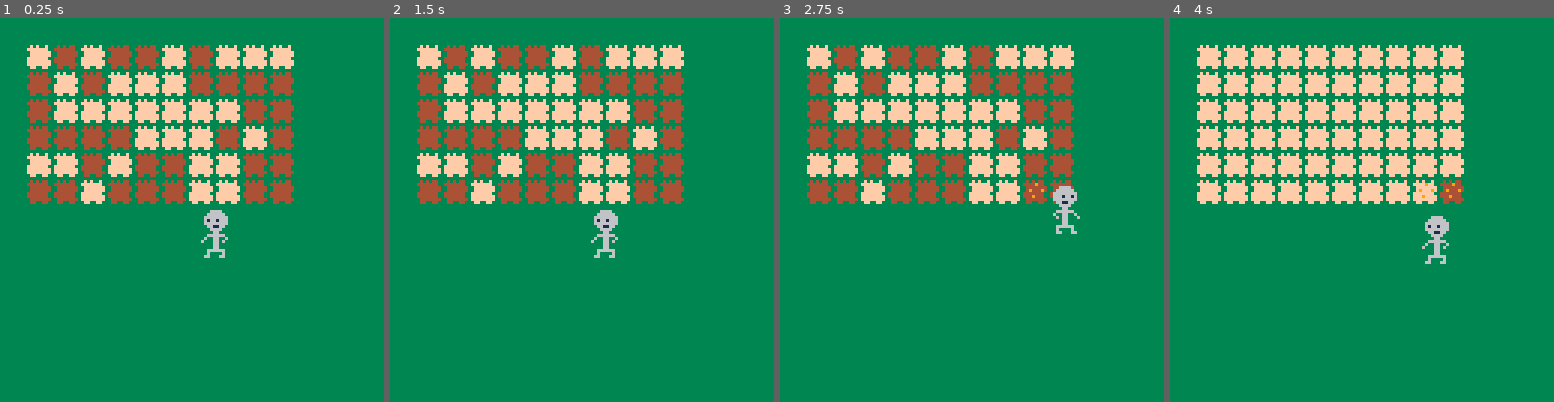
Above: before the commit, frames 1-4 (left to right).
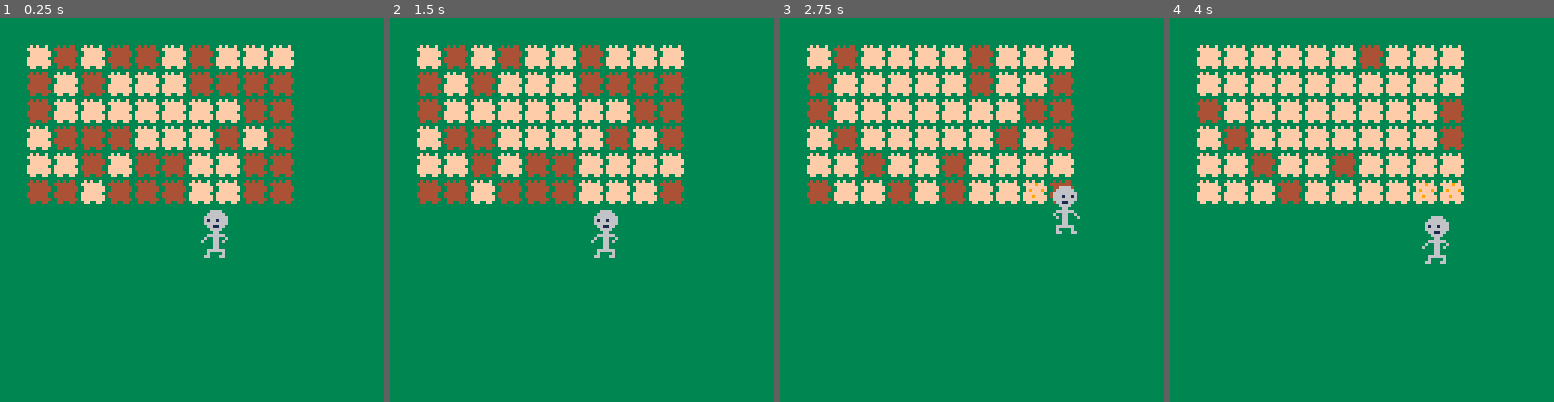
Above: after the commit, the same moments.

Repository: katlukens/cozy
Game: PICO-8 cartridge cozy1.p8
Two runs of this game, one before a commit and one after it. Both use one fixed random seed, a clock stepped at 60 frames per second and the inputs below.
Inputs:
- Up to frame 1 (0.25 s): no input
- Up to frame 2 (1.5 s): tap X (X key) at 0.33, 1.07 s; tap O (Z key) at 0.7 s
- Up to frame 3 (2.75 s): hold Right 1.6-2.1 s; tap O (Z key) at 1.7, 2.1, 2.5 s; tap X (X key) at 1.85 s; hold Up 2.15-2.42 s; hold Right from 2.47 s (still down)
- Up to frame 4 (4 s): tap O (Z key) at 2.9, 3.3, 3.7 s; tap X (X key) at 2.97 s; release Right at 3.03 s; hold Left 3.08-3.58 s; hold Down 3.63-3.97 s

The runs differ from the first frame. In frame 1, 0.3% of the frame differs, in the area x 7-14%, y 28-35%; in frame 2, 1.9%; in frame 3, 4.4%, in the area x 7-77%, y 7-49%; in frame 4, 2.8%.

Commit message:
added jitter to square dry time

Diff:
--- a/cozy1.p8
+++ b/cozy1.p8
@@ -5,14 +5,13 @@
 #include cozy_field.lua
 #include cozy_helpers.lua
 #include cozy_player.lua
-#include cozy_logic.lua
 
 start_x = 64
 start_y = 64
 field_size_x = 10
 field_size_y = 6
-wet_duration_s = 3
-grow_duration_s = 4
+wet_duration_s = 5
+grow_duration_s = 6
 pad_x = 1
 pad_y = 1
 
@@ -23,7 +22,8 @@
 end
 
 function _update()
-  dry_field(wet_duration_s)
+  -- dry_field(wet_duration_s)
+  dry_square()
   move_player()
   water_squares()
   plant_squares()
--- a/cozy_field.lua
+++ b/cozy_field.lua
@@ -18,7 +18,7 @@
       square.spr_soil = 1
     else
       square.spr_soil = 2
-      square.last_watered = time()
+      square.dry_time = time() + rnd(wet_duration_s)
     end
     square.spr_plant = 0
     square.last_grown = time()
@@ -28,6 +28,7 @@
 
 --business logic
 
+
 function field_interacter(action, checker, doer)
   for i = 1, field_size_x do
     for j = 1, field_size_y do
@@ -35,7 +36,8 @@
       local sx = i*(8+pad_x)
       local sy = j*(8+pad_y)
       local dist = max(abs(player.x-sx), abs(player.y-sy))
-      if dist < 8 and checker(square) do
+      if dist < 8 and
+        checker(square) do
         doer(square)
         log("[%][%] %", i, j, action)
       end
@@ -59,15 +61,15 @@
   return (square.spr_plant > 2) and (square.spr_plant < 8)
 end
 
+function is_mature(square)
+  return square.spr_plant == 7
+end
+
 function should_grow(square)
   return is_planted(square) and
     is_wet(square) and
     not is_mature(square) and
     is_expired(square.last_grown, grow_duration_s)
-end
-
-function is_mature(square)
-  return square.spr_plant == 7
 end
 
 is_being_watered = function(square)
@@ -76,7 +78,7 @@
 
 water_square = function(square)
   square.spr_soil = 2
-  square.last_watered = time()
+  square.dry_time = time() + rnd(wet_duration_s)
 end
 
 is_being_planted = function(square)
@@ -91,19 +93,19 @@
 
 --update
 
-function dry_field(wet_duration_s)
+
+function dry_square()
   for i=1, field_size_x do
     for j=1, field_size_y do
       local square=field[i][j]
-      if is_wet(square) and is_expired(square.last_watered, wet_duration_s) then
-        square.spr_soil=1
+      if is_wet(square) and
+        square.dry_time < time() then
+          square.spr_soil = 1
       end
-      -- if is_wet(square) and is_planted(square) and not is_mature(square) then
-      --   square.spr_plant = square.spr_plant + 1
-      -- end
     end
   end
 end
+
 
 function grow_plants()
   for i=1, field_size_x do
